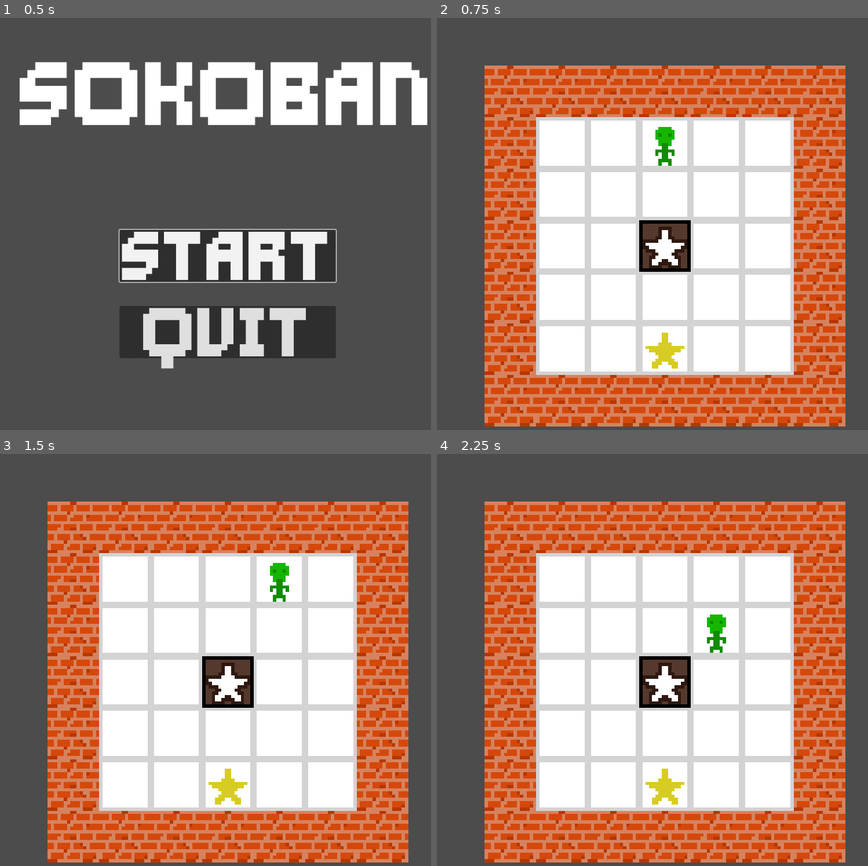
Above: before the commit, frames 1-4 (two rows, left to right).
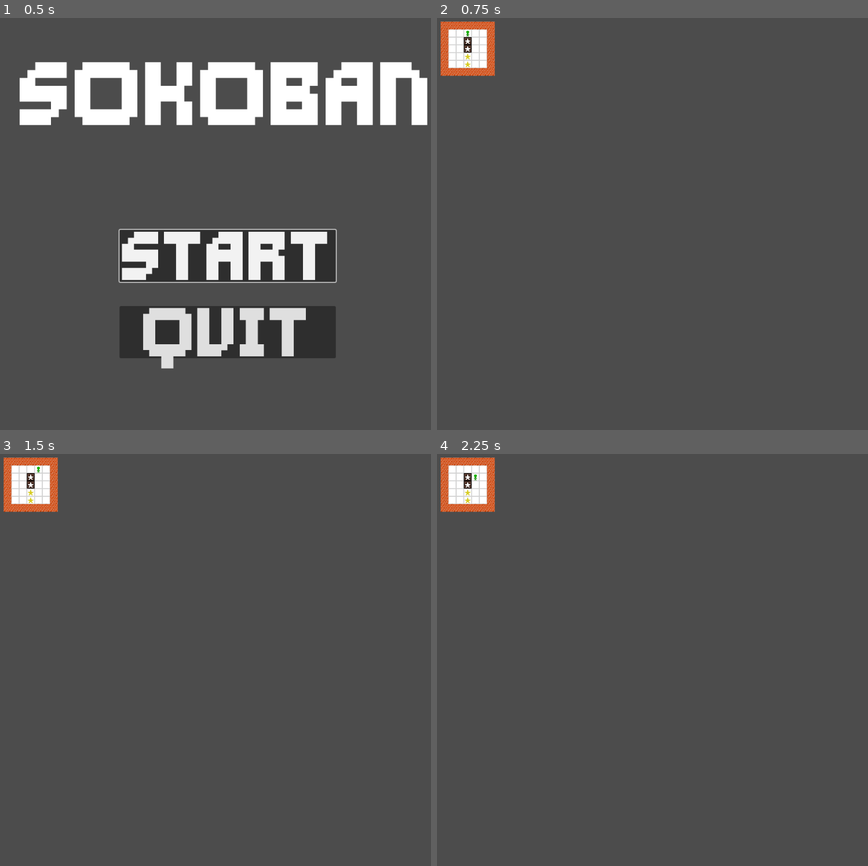
Above: after the commit, the same moments.

Repository: nmay231/godot-sokoban
Game: Godot game, scene res://scenes/menu.tscn
Same seed, same stepped clock (60 frames per second), same inputs: the game is played once before the commit and once after it.
Inputs:
- Up to frame 1 (0.5 s): no input
- Up to frame 2 (0.75 s): click "START" at 0.5 s
- Up to frame 3 (1.5 s): tap Enter at 1.25 s; hold Right (ui_right) from 1.28 s (still down)
- Up to frame 4 (2.25 s): tap Space at 2 s; release Right (ui_right) at 2.03 s; hold Down (ui_down) from 2.03 s (still down)

Frame 1 is identical in both runs. In frame 2, 75% of the frame differs, in the area x 0-95%, y 0-100%; in frame 3, 75%; in frame 4, 75%.

Commit message:
Convert script to resource information

Diff:
--- a/levels/Level1.gd
+++ /dev/null
@@ -1,4 +0,0 @@
-extends Node2D
-
-func _ready():
-	get_window().content_scale_factor = 60.0 / 9.0
--- /dev/null
+++ b/levels/Level1.tres
@@ -0,0 +1,10 @@
+[gd_resource type="Resource" script_class="Level" load_steps=3 format=3 uid="uid://bpubsmio2bry4"]
+
+[ext_resource type="PackedScene" uid="uid://cghaw7txpym88" path="res://levels/Level1.tscn" id="1_nf15w"]
+[ext_resource type="Script" path="res://scenes/Level.gd" id="2_egn1v"]
+
+[resource]
+script = ExtResource("2_egn1v")
+size = Vector2i(9, 9)
+scene = ExtResource("1_nf15w")
+goal_positions = Array[Vector2i]([Vector2i(4, 6)])
--- a/levels/Level1.tscn
+++ b/levels/Level1.tscn
@@ -1,12 +1,10 @@
-[gd_scene load_steps=5 format=3 uid="uid://cghaw7txpym88"]
+[gd_scene load_steps=4 format=3 uid="uid://cghaw7txpym88"]
 
-[ext_resource type="Script" path="res://levels/Level1.gd" id="1_ekk4f"]
 [ext_resource type="TileSet" uid="uid://ba2w4v7jfms31" path="res://levels/tileset.tres" id="1_hyubt"]
 [ext_resource type="PackedScene" uid="uid://bego0bie80saf" path="res://scenes/player.tscn" id="2_syxmo"]
 [ext_resource type="PackedScene" uid="uid://s50c4lu6llqr" path="res://scenes/block.tscn" id="3_xq3xg"]
 
 [node name="Level1" type="Node2D"]
-script = ExtResource("1_ekk4f")
 
 [node name="TileMap" type="TileMap" parent="."]
 tile_set = ExtResource("1_hyubt")
--- a/levels/Level2.gd
+++ /dev/null
@@ -1,4 +0,0 @@
-extends Node2D
-
-func _ready():
-	get_window().content_scale_factor = 60.0 / 9.0
--- /dev/null
+++ b/levels/Level2.tres
@@ -0,0 +1,10 @@
+[gd_resource type="Resource" script_class="Level" load_steps=3 format=3 uid="uid://o607bu88nv2s"]
+
+[ext_resource type="PackedScene" uid="uid://d4dw142xnw7st" path="res://levels/Level2.tscn" id="1_ho472"]
+[ext_resource type="Script" path="res://scenes/Level.gd" id="2_rdmhn"]
+
+[resource]
+script = ExtResource("2_rdmhn")
+size = Vector2i(9, 9)
+scene = ExtResource("1_ho472")
+goal_positions = Array[Vector2i]([Vector2i(4, 5), Vector2i(4, 6)])
--- a/levels/Level2.tscn
+++ b/levels/Level2.tscn
@@ -1,12 +1,10 @@
-[gd_scene load_steps=5 format=3 uid="uid://d4dw142xnw7st"]
+[gd_scene load_steps=4 format=3 uid="uid://d4dw142xnw7st"]
 
-[ext_resource type="Script" path="res://levels/Level2.gd" id="1_nw1r6"]
 [ext_resource type="TileSet" uid="uid://ba2w4v7jfms31" path="res://levels/tileset.tres" id="1_wcjkl"]
 [ext_resource type="PackedScene" uid="uid://bego0bie80saf" path="res://scenes/player.tscn" id="2_4scbq"]
 [ext_resource type="PackedScene" uid="uid://s50c4lu6llqr" path="res://scenes/block.tscn" id="3_eu1kg"]
 
 [node name="Level2" type="Node2D"]
-script = ExtResource("1_nw1r6")
 
 [node name="TileMap" type="TileMap" parent="."]
 tile_set = ExtResource("1_wcjkl")
--- a/levels/Level3.gd
+++ /dev/null
@@ -1,4 +0,0 @@
-extends Node2D
-
-func _ready():
-	get_window().content_scale_factor = 60.0 / 9.0
--- /dev/null
+++ b/levels/Level3.tres
@@ -0,0 +1,10 @@
+[gd_resource type="Resource" script_class="Level" load_steps=3 format=3 uid="uid://eafknwx8kr5a"]
+
+[ext_resource type="PackedScene" uid="uid://dl8eb2iyg3ali" path="res://levels/Level3.tscn" id="1_cqt0a"]
+[ext_resource type="Script" path="res://scenes/Level.gd" id="2_7vm0j"]
+
+[resource]
+script = ExtResource("2_7vm0j")
+size = Vector2i(9, 9)
+scene = ExtResource("1_cqt0a")
+goal_positions = Array[Vector2i]([Vector2i(6, 3), Vector2i(2, 4), Vector2i(6, 5)])
--- a/levels/Level3.tscn
+++ b/levels/Level3.tscn
@@ -1,12 +1,10 @@
-[gd_scene load_steps=5 format=3 uid="uid://dl8eb2iyg3ali"]
+[gd_scene load_steps=4 format=3 uid="uid://dl8eb2iyg3ali"]
 
-[ext_resource type="Script" path="res://levels/Level3.gd" id="1_aq57w"]
 [ext_resource type="TileSet" uid="uid://ba2w4v7jfms31" path="res://levels/tileset.tres" id="1_iq85y"]
 [ext_resource type="PackedScene" uid="uid://bego0bie80saf" path="res://scenes/player.tscn" id="2_2neby"]
 [ext_resource type="PackedScene" uid="uid://s50c4lu6llqr" path="res://scenes/block.tscn" id="3_a0e5r"]
 
 [node name="Level3" type="Node2D"]
-script = ExtResource("1_aq57w")
 
 [node name="TileMap" type="TileMap" parent="."]
 tile_set = ExtResource("1_iq85y")
--- a/levels/Level4.gd
+++ /dev/null
@@ -1,4 +0,0 @@
-extends Node2D
-
-func _ready():
-	get_window().content_scale_factor = 60.0 / 10.0
--- /dev/null
+++ b/levels/Level4.tres
@@ -0,0 +1,10 @@
+[gd_resource type="Resource" script_class="Level" load_steps=3 format=3 uid="uid://l81xxybavj5y"]
+
+[ext_resource type="PackedScene" uid="uid://ccoysml6d8sp4" path="res://levels/Level4.tscn" id="1_ly6mx"]
+[ext_resource type="Script" path="res://scenes/Level.gd" id="2_7cv3o"]
+
+[resource]
+script = ExtResource("2_7cv3o")
+size = Vector2i(10, 9)
+scene = ExtResource("1_ly6mx")
+goal_positions = Array[Vector2i]([Vector2i(7, 6)])
--- a/levels/Level4.tscn
+++ b/levels/Level4.tscn
@@ -1,12 +1,10 @@
-[gd_scene load_steps=5 format=3 uid="uid://ccoysml6d8sp4"]
+[gd_scene load_steps=4 format=3 uid="uid://ccoysml6d8sp4"]
 
 [ext_resource type="TileSet" uid="uid://ba2w4v7jfms31" path="res://levels/tileset.tres" id="1_6t4pm"]
-[ext_resource type="Script" path="res://levels/Level4.gd" id="1_78pfy"]
 [ext_resource type="PackedScene" uid="uid://bego0bie80saf" path="res://scenes/player.tscn" id="2_xjqai"]
 [ext_resource type="PackedScene" uid="uid://s50c4lu6llqr" path="res://scenes/block.tscn" id="3_ukb0d"]
 
 [node name="Level4" type="Node2D"]
-script = ExtResource("1_78pfy")
 
 [node name="TileMap" type="TileMap" parent="."]
 tile_set = ExtResource("1_6t4pm")
--- a/levels/Level5.gd
+++ /dev/null
@@ -1,4 +0,0 @@
-extends Node2D
-
-func _ready():
-	get_window().content_scale_factor = 60.0 / 9.0
--- /dev/null
+++ b/levels/Level5.tres
@@ -0,0 +1,10 @@
+[gd_resource type="Resource" script_class="Level" load_steps=3 format=3 uid="uid://dde5rqm5ig54j"]
+
+[ext_resource type="PackedScene" uid="uid://d1qygskmuysoa" path="res://levels/Level5.tscn" id="1_gdlc2"]
+[ext_resource type="Script" path="res://scenes/Level.gd" id="2_6t0jb"]
+
+[resource]
+script = ExtResource("2_6t0jb")
+size = Vector2i(9, 8)
+scene = ExtResource("1_gdlc2")
+goal_positions = Array[Vector2i]([Vector2i(4, 2), Vector2i(2, 4), Vector2i(6, 4)])
--- a/levels/Level5.tscn
+++ b/levels/Level5.tscn
@@ -1,12 +1,10 @@
-[gd_scene load_steps=5 format=3 uid="uid://d1qygskmuysoa"]
+[gd_scene load_steps=4 format=3 uid="uid://d1qygskmuysoa"]
 
-[ext_resource type="Script" path="res://levels/Level5.gd" id="1_e2jvn"]
 [ext_resource type="TileSet" uid="uid://ba2w4v7jfms31" path="res://levels/tileset.tres" id="1_klk1c"]
 [ext_resource type="PackedScene" uid="uid://bego0bie80saf" path="res://scenes/player.tscn" id="2_jrc1r"]
 [ext_resource type="PackedScene" uid="uid://s50c4lu6llqr" path="res://scenes/block.tscn" id="3_k4kja"]
 
 [node name="Level5" type="Node2D"]
-script = ExtResource("1_e2jvn")
 
 [node name="TileMap" type="TileMap" parent="."]
 tile_set = ExtResource("1_klk1c")
--- a/levels/Level6.gd
+++ /dev/null
@@ -1,4 +0,0 @@
-extends Node2D
-
-func _ready():
-	get_window().content_scale_factor = 60.0 / 9.0
--- /dev/null
+++ b/levels/Level6.tres
@@ -0,0 +1,10 @@
+[gd_resource type="Resource" script_class="Level" load_steps=3 format=3 uid="uid://drjvlvdcdjaes"]
+
+[ext_resource type="PackedScene" uid="uid://bw17hk8qxilq8" path="res://levels/Level6.tscn" id="1_voonw"]
+[ext_resource type="Script" path="res://scenes/Level.gd" id="2_buijj"]
+
+[resource]
+script = ExtResource("2_buijj")
+size = Vector2i(9, 9)
+scene = ExtResource("1_voonw")
+goal_positions = Array[Vector2i]([Vector2i(3, 2), Vector2i(2, 6)])
--- a/levels/Level6.tscn
+++ b/levels/Level6.tscn
@@ -1,12 +1,10 @@
-[gd_scene load_steps=5 format=3 uid="uid://bw17hk8qxilq8"]
+[gd_scene load_steps=4 format=3 uid="uid://bw17hk8qxilq8"]
 
-[ext_resource type="Script" path="res://levels/Level6.gd" id="1_ro6u7"]
 [ext_resource type="TileSet" uid="uid://ba2w4v7jfms31" path="res://levels/tileset.tres" id="1_wxqbi"]
 [ext_resource type="PackedScene" uid="uid://bego0bie80saf" path="res://scenes/player.tscn" id="2_m4lbt"]
 [ext_resource type="PackedScene" uid="uid://s50c4lu6llqr" path="res://scenes/block.tscn" id="3_gr6mj"]
 
 [node name="Level6" type="Node2D"]
-script = ExtResource("1_ro6u7")
 
 [node name="TileMap" type="TileMap" parent="."]
 tile_set = ExtResource("1_wxqbi")
--- a/levels/Level7.gd
+++ /dev/null
@@ -1,4 +0,0 @@
-extends Node2D
-
-func _ready():
-	get_window().content_scale_factor = 60.0 / 9.0
--- /dev/null
+++ b/levels/Level7.tres
@@ -0,0 +1,10 @@
+[gd_resource type="Resource" script_class="Level" load_steps=3 format=3 uid="uid://4l2ulvfv55og"]
+
+[ext_resource type="PackedScene" uid="uid://bkht6q0nooadu" path="res://levels/Level7.tscn" id="1_ghoxm"]
+[ext_resource type="Script" path="res://scenes/Level.gd" id="2_0rs32"]
+
+[resource]
+script = ExtResource("2_0rs32")
+size = Vector2i(9, 9)
+scene = ExtResource("1_ghoxm")
+goal_positions = Array[Vector2i]([Vector2i(4, 2), Vector2i(6, 4)])
--- a/levels/Level7.tscn
+++ b/levels/Level7.tscn
@@ -1,12 +1,10 @@
-[gd_scene load_steps=5 format=3 uid="uid://bkht6q0nooadu"]
+[gd_scene load_steps=4 format=3 uid="uid://bkht6q0nooadu"]
 
 [ext_resource type="TileSet" uid="uid://ba2w4v7jfms31" path="res://levels/tileset.tres" id="1_87m5m"]
-[ext_resource type="Script" path="res://levels/Level7.gd" id="1_irhkl"]
 [ext_resource type="PackedScene" uid="uid://bego0bie80saf" path="res://scenes/player.tscn" id="2_tprcn"]
 [ext_resource type="PackedScene" uid="uid://s50c4lu6llqr" path="res://scenes/block.tscn" id="3_ujv8x"]
 
 [node name="Level7" type="Node2D"]
-script = ExtResource("1_irhkl")
 
 [node name="TileMap" type="TileMap" parent="."]
 tile_set = ExtResource("1_87m5m")
--- a/levels/Level8.gd
+++ /dev/null
@@ -1,4 +0,0 @@
-extends Node2D
-
-func _ready():
-	get_window().content_scale_factor = 60.0 / 14.0
--- /dev/null
+++ b/levels/Level8.tres
@@ -0,0 +1,10 @@
+[gd_resource type="Resource" script_class="Level" load_steps=3 format=3 uid="uid://v7juj0jwpxom"]
+
+[ext_resource type="PackedScene" uid="uid://bb81vq2hcilom" path="res://levels/Level8.tscn" id="1_xujwv"]
+[ext_resource type="Script" path="res://scenes/Level.gd" id="2_6uy2p"]
+
+[resource]
+script = ExtResource("2_6uy2p")
+size = Vector2i(14, 12)
+scene = ExtResource("1_xujwv")
+goal_positions = Array[Vector2i]([Vector2i(9, 5), Vector2i(9, 6), Vector2i(9, 7), Vector2i(9, 8), Vector2i(9, 9)])
--- a/levels/Level8.tscn
+++ b/levels/Level8.tscn
@@ -1,12 +1,10 @@
-[gd_scene load_steps=5 format=3 uid="uid://bb81vq2hcilom"]
+[gd_scene load_steps=4 format=3 uid="uid://bb81vq2hcilom"]
 
 [ext_resource type="TileSet" uid="uid://ba2w4v7jfms31" path="res://levels/tileset.tres" id="1_hch1x"]
-[ext_resource type="Script" path="res://levels/Level8.gd" id="1_p4m4e"]
 [ext_resource type="PackedScene" uid="uid://bego0bie80saf" path="res://scenes/player.tscn" id="2_lgakh"]
 [ext_resource type="PackedScene" uid="uid://s50c4lu6llqr" path="res://scenes/block.tscn" id="3_o4ey1"]
 
 [node name="Level8" type="Node2D"]
-script = ExtResource("1_p4m4e")
 
 [node name="TileMap" type="TileMap" parent="."]
 position = Vector2(0, 48)
--- a/scenes/Level.gd
+++ b/scenes/Level.gd
@@ -1,14 +1,6 @@
 class_name Level
 extends Resource
 
-enum GridItem {
-	Wall,
-	EmptyCell,
-	Goal,
-	Outside,
-}
-
 @export var size: Vector2i
-@export var grid: Array[GridItem]
-@export var player_start: Vector2i
-@export var blocks: Array[Vector2i]
+@export var scene: PackedScene
+@export var goal_positions: Array[Vector2i]
--- a/scenes/menu.gd
+++ b/scenes/menu.gd
@@ -1,12 +1,12 @@
 extends Node
 
-@export var levels: Array[PackedScene]
+@export var levels: Array[Level] = []
 
 func _ready():
 	$VBoxContainer/StartButton.grab_focus()
 
 func _on_start_button_pressed():
-	get_tree().change_scene_to_packed(levels[0])
+	get_tree().change_scene_to_packed(levels[1].scene)
 
 func _on_quit_button_pressed():
 	get_tree().quit(0)
--- a/scenes/menu.tscn
+++ b/scenes/menu.tscn
@@ -1,18 +1,18 @@
 [gd_scene load_steps=10 format=3 uid="uid://cxl31d5rk3kfv"]
 
 [ext_resource type="Script" path="res://scenes/menu.gd" id="1_igm81"]
-[ext_resource type="PackedScene" uid="uid://cghaw7txpym88" path="res://levels/Level1.tscn" id="2_q0x8g"]
-[ext_resource type="PackedScene" uid="uid://d4dw142xnw7st" path="res://levels/Level2.tscn" id="3_q772p"]
-[ext_resource type="PackedScene" uid="uid://dl8eb2iyg3ali" path="res://levels/Level3.tscn" id="4_8ohry"]
-[ext_resource type="PackedScene" uid="uid://ccoysml6d8sp4" path="res://levels/Level4.tscn" id="5_v7voj"]
-[ext_resource type="PackedScene" uid="uid://d1qygskmuysoa" path="res://levels/Level5.tscn" id="6_q6c5a"]
-[ext_resource type="PackedScene" uid="uid://bw17hk8qxilq8" path="res://levels/Level6.tscn" id="7_qpc3p"]
-[ext_resource type="PackedScene" uid="uid://bkht6q0nooadu" path="res://levels/Level7.tscn" id="8_52xdf"]
-[ext_resource type="PackedScene" uid="uid://bb81vq2hcilom" path="res://levels/Level8.tscn" id="9_2ptiq"]
+[ext_resource type="Resource" uid="uid://bpubsmio2bry4" path="res://levels/Level1.tres" id="2_buugh"]
+[ext_resource type="Resource" uid="uid://o607bu88nv2s" path="res://levels/Level2.tres" id="3_sq2y8"]
+[ext_resource type="Resource" uid="uid://eafknwx8kr5a" path="res://levels/Level3.tres" id="4_00a8m"]
+[ext_resource type="Resource" uid="uid://l81xxybavj5y" path="res://levels/Level4.tres" id="5_dj44l"]
+[ext_resource type="Resource" uid="uid://dde5rqm5ig54j" path="res://levels/Level5.tres" id="6_pclf2"]
+[ext_resource type="Resource" uid="uid://drjvlvdcdjaes" path="res://levels/Level6.tres" id="7_c75vm"]
+[ext_resource type="Resource" uid="uid://4l2ulvfv55og" path="res://levels/Level7.tres" id="8_eglmb"]
+[ext_resource type="Resource" uid="uid://v7juj0jwpxom" path="res://levels/Level8.tres" id="9_qa7w1"]
 
 [node name="Menu" type="Node"]
 script = ExtResource("1_igm81")
-levels = Array[PackedScene]([ExtResource("2_q0x8g"), ExtResource("3_q772p"), ExtResource("4_8ohry"), ExtResource("5_v7voj"), ExtResource("6_q6c5a"), ExtResource("7_qpc3p"), ExtResource("8_52xdf"), ExtResource("9_2ptiq")])
+levels = Array[Resource("res://scenes/Level.gd")]([ExtResource("2_buugh"), ExtResource("3_sq2y8"), ExtResource("4_00a8m"), ExtResource("5_dj44l"), ExtResource("6_pclf2"), ExtResource("7_c75vm"), ExtResource("8_eglmb"), ExtResource("9_qa7w1")])
 
 [node name="Label" type="Label" parent="."]
 anchors_preset = 5
